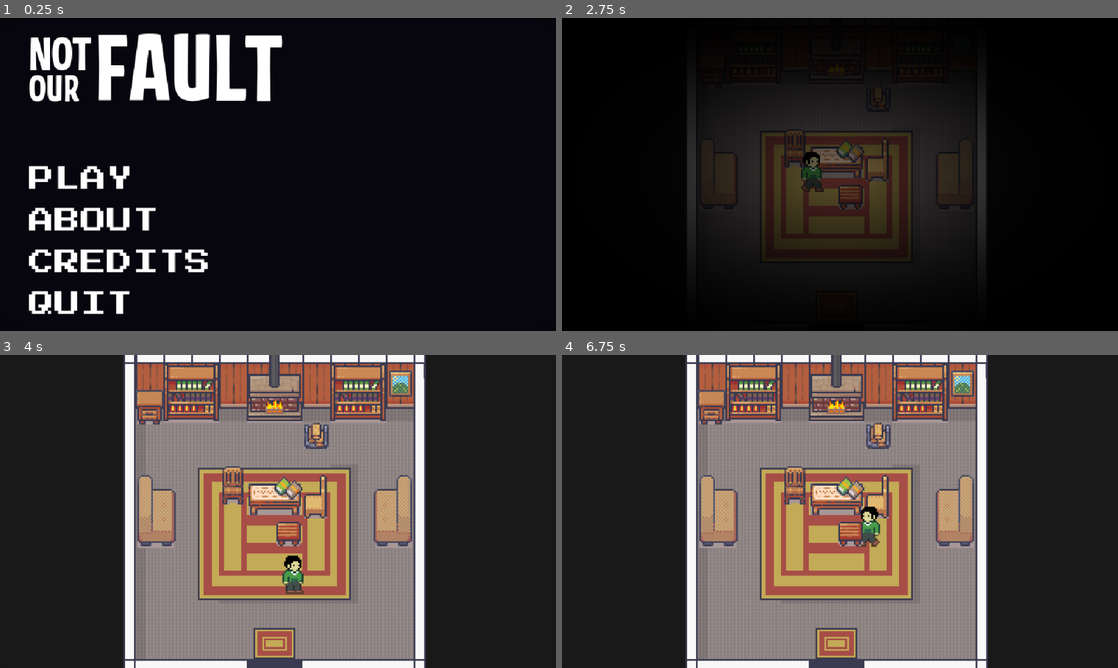
Above: before the commit, frames 1-4 (two rows, left to right).
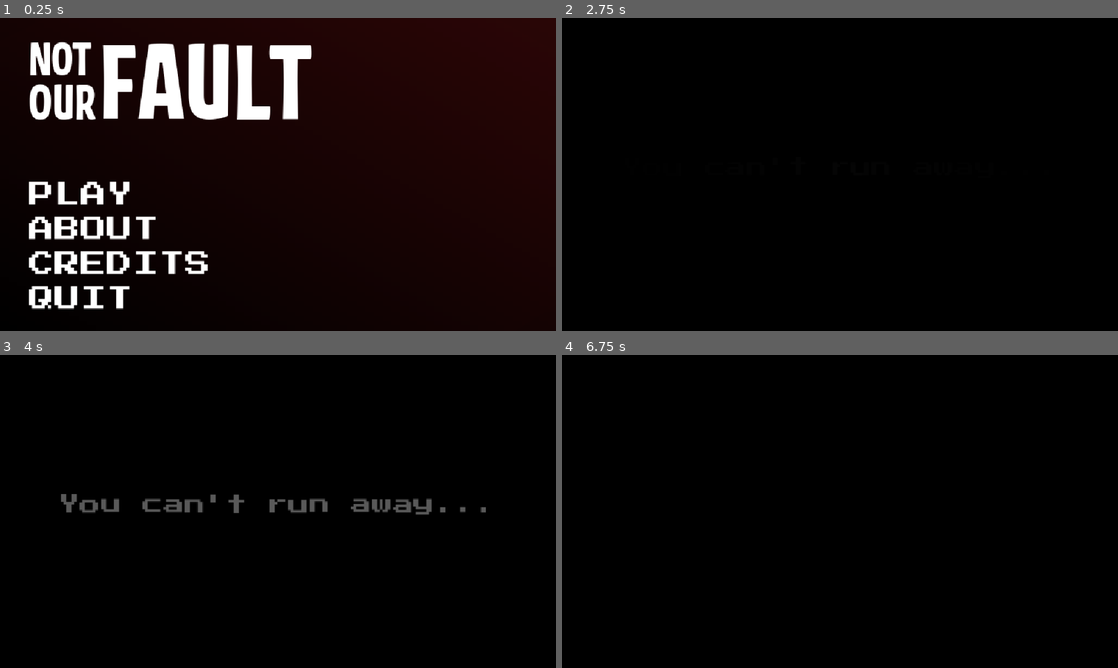
Above: after the commit, the same moments.

Repository: WhimFreak/ScreamJam2026
Game: Godot game, scene res://Menus/main_menu.tscn
Two runs of this game, one before a commit and one after it. Both use one fixed random seed, a clock stepped at 60 frames per second and the inputs below. The engine's default icon, where the game draws it, is replaced by a stand-in: a white triangle on a blue panel in a dark square. Sound files missing from this copy of the repository are replaced by a short silence.
Inputs (mouse positions are in pixels of both pictures, inside the frame that each line leads up to):
- Up to frame 1 (0.25 s): no input
- Up to frame 2 (2.75 s): click "PLAY" at 0.5 s; click "PLAY" at 1.25 s; tap Enter at 2 s; move the mouse to (962, 158) at 2.02 s; hold D (move_right) from 2.03 s (still down); hold E (interact) from 2.03 s (still down)
- Up to frame 3 (4 s): move the mouse to (166, 527) at 2.77 s; release D (move_right) at 2.78 s; release E (interact) at 2.78 s; hold S (move_down) 2.78-3.53 s; click (166, 527) at 2.85 s; move the mouse to (333, 442) at 3.52 s; hold D (move_right) from 3.53 s (still down); hold Space (space) from 3.53 s (still down)
- Up to frame 4 (6.75 s): move the mouse to (812, 574) at 4.27 s; release D (move_right) at 4.28 s; release Space (space) at 4.28 s; hold W (move_up) 4.28-5.03 s; tap E (interact) at 4.35 s; move the mouse to (1006, 558) at 5.02 s; press the mouse at (1006, 558) at 5.03 s; hold A (move_left) 5.03-6.53 s; move the mouse to (673, 464) at 5.77 s; release the mouse at (673, 464) at 5.78 s; tap Space (space) at 5.85 s; move the mouse to (867, 511) at 6.52 s; hold S (move_down) from 6.53 s (still down); hold E (interact) from 6.53 s (still down)

The runs differ from the first frame. In frame 1, 27% of the frame differs, in the area x 5-100%, y 0-95%; in frame 2, 24%; in frame 3, 100%; in frame 4, 100%, in the area x 0-100%, y 0-100%.

Commit message:
UI tweaks

Diff:
--- a/game-jam-2026/DialogueSystem/canvas_layer.tscn
+++ b/game-jam-2026/DialogueSystem/canvas_layer.tscn
@@ -14,13 +14,11 @@
 content_margin_top = 10.0
 content_margin_right = 20.0
 content_margin_bottom = 10.0
-bg_color = Color(0.44980806, 0.5754051, 0.90373063, 1)
-border_width_left = 10
-border_width_top = 10
-border_width_right = 10
-border_width_bottom = 10
-border_color = Color(0.09120984, 0.26692972, 0.44834042, 1)
-border_blend = true
+bg_color = Color(0.19215687, 0.36078432, 0.627451, 1)
+border_width_left = 4
+border_width_top = 4
+border_width_right = 4
+border_color = Color(0.09019608, 0.15686275, 0.26666668, 1)
 corner_radius_top_left = 20
 corner_radius_top_right = 20
 
@@ -49,9 +47,9 @@
 anchor_right = 0.5
 anchor_bottom = 1.0
 offset_left = -300.0
-offset_top = -269.0
+offset_top = -251.0
 offset_right = -204.0
-offset_bottom = -173.0
+offset_bottom = -155.0
 grow_horizontal = 2
 grow_vertical = 0
 texture = ExtResource("4_gisau")
@@ -64,7 +62,7 @@
 anchor_right = 1.0
 anchor_bottom = 1.0
 offset_left = 8.0
-offset_top = 8.0
+offset_top = 24.0
 offset_right = -8.0
 offset_bottom = -8.0
 grow_horizontal = 2
@@ -74,6 +72,7 @@
 
 [node name="DialogueContent" type="VBoxContainer" parent="DialogueUI/DialoguePanel" unique_id=516025455]
 layout_mode = 2
+theme_override_constants/separation = 0
 
 [node name="CharacterName" type="Label" parent="DialogueUI/DialoguePanel/DialogueContent" unique_id=184972013]
 unique_name_in_owner = true
--- a/game-jam-2026/Menus/main_level.tscn
+++ b/game-jam-2026/Menus/main_level.tscn
@@ -5,7 +5,6 @@
 [ext_resource type="PackedScene" uid="uid://y2khw3gins6v" path="res://environment scenes/therapy_room.tscn" id="2_b7mpt"]
 [ext_resource type="PackedScene" uid="uid://d4jdnqavtwhod" path="res://Top Down/player.tscn" id="2_fv5ia"]
 [ext_resource type="Resource" uid="uid://jhweq8crsduc" path="res://DialogueSystem/DialogueTrees/intro_therapy.tres" id="3_q672b"]
-[ext_resource type="FontFile" uid="uid://m5ud83a43cit" path="res://Assets/Fonts/CaacupeOne-Regular.ttf" id="4_b7mpt"]
 [ext_resource type="Script" uid="uid://bnwb8nm08j6fa" path="res://Top Down/interactable_component.gd" id="4_qtdy1"]
 [ext_resource type="Script" uid="uid://ctrftbm6akwx3" path="res://Top Down/teleporter.gd" id="4_y46r3"]
 [ext_resource type="PackedScene" uid="uid://bjoug8gmbvr5r" path="res://DialogueSystem/canvas_layer.tscn" id="5_fgf5d"]
@@ -79,10 +78,10 @@
 tracks/0/interp = 1
 tracks/0/loop_wrap = true
 tracks/0/keys = {
-"times": PackedFloat32Array(0.73333335, 3.7333326, 4.7333336),
-"transitions": PackedFloat32Array(1, 0, 1),
-"update": 0,
-"values": [1.0, 1.0, 1.0]
+"times": PackedFloat32Array(0.73333335, 1.6666665, 4.4333334, 4.7333336),
+"transitions": PackedFloat32Array(1, 0, 0, 1),
+"update": 0,
+"values": [1.0, 1.0, 1.0, 1.0]
 }
 tracks/1/type = "value"
 tracks/1/imported = false
@@ -129,10 +128,10 @@
 tracks/4/interp = 1
 tracks/4/loop_wrap = true
 tracks/4/keys = {
-"times": PackedFloat32Array(0.73333335, 3.7333336, 4.766667),
-"transitions": PackedFloat32Array(1, 1, 1),
-"update": 0,
-"values": [Color(1, 1, 1, 0), Color(1, 1, 1, 1), Color(1, 1, 1, 0)]
+"times": PackedFloat32Array(0.73333335, 1.6666665, 4.4666667, 4.766667),
+"transitions": PackedFloat32Array(1, 1, 1, 1),
+"update": 0,
+"values": [Color(1, 1, 1, 0), Color(1, 1, 1, 1), Color(1, 1, 1, 1), Color(1, 1, 1, 0)]
 }
 
 [sub_resource type="AnimationLibrary" id="AnimationLibrary_fgf5d"]
@@ -280,10 +279,10 @@
 
 [node name="AnimationPlayer" type="AnimationPlayer" parent="." unique_id=553942841]
 libraries/ = SubResource("AnimationLibrary_fgf5d")
+autoplay = &"intro"
 
 [node name="BlackScreen" type="CanvasLayer" parent="." unique_id=1327207953]
 layer = 5
-visible = false
 
 [node name="BlackOverlay" type="ColorRect" parent="BlackScreen" unique_id=1144414068]
 anchors_preset = 15
@@ -306,11 +305,11 @@
 offset_bottom = 20.0
 grow_horizontal = 2
 grow_vertical = 2
-theme_override_colors/default_color = Color(1, 1, 1, 1)
-theme_override_fonts/normal_font = ExtResource("4_b7mpt")
-theme_override_font_sizes/normal_font_size = 48
+theme_override_colors/default_color = Color(0.34781685, 0.34781697, 0.3478169, 1)
+theme_override_fonts/normal_font = ExtResource("5_qtdy1")
+theme_override_font_sizes/normal_font_size = 24
 bbcode_enabled = true
-text = "You can't run away..."
+text = "[shake]You can't run away..."
 fit_content = true
 autowrap_mode = 0
 visible_characters = 0
--- a/game-jam-2026/Menus/main_menu.tscn
+++ b/game-jam-2026/Menus/main_menu.tscn
@@ -6,11 +6,12 @@
 [ext_resource type="FontFile" uid="uid://d1scseabuvm71" path="res://fonts/PressStart2P-Regular.ttf" id="4_11gta"]
 
 [sub_resource type="Gradient" id="Gradient_nhx3u"]
-offsets = PackedFloat32Array(0.09453782)
-colors = PackedColorArray(0.02980168, 0.022736495, 0.052169725, 1)
+colors = PackedColorArray(0.16754404, 0.023005553, 0.024505839, 1, 0, 0, 0, 1)
 
 [sub_resource type="GradientTexture2D" id="GradientTexture2D_xrivr"]
 gradient = SubResource("Gradient_nhx3u")
+fill_from = Vector2(1, 0)
+fill_to = Vector2(0, 1)
 
 [sub_resource type="StyleBoxEmpty" id="StyleBoxEmpty_jf8mj"]
 
@@ -45,7 +46,7 @@
 offset_right = 384.0
 offset_bottom = -15.5
 grow_vertical = 2
-theme_override_constants/separation = 0
+theme_override_constants/separation = -8
 
 [node name="Title" type="HBoxContainer" parent="VBoxContainer" unique_id=1638144916]
 layout_mode = 2
@@ -63,7 +64,7 @@
 [node name="OUR" type="Label" parent="VBoxContainer/Title/VBoxContainer" unique_id=1741527425]
 layout_mode = 2
 theme_override_fonts/font = ExtResource("2_at0u2")
-theme_override_font_sizes/font_size = 48
+theme_override_font_sizes/font_size = 64
 text = "OUR"
 
 [node name="FAULT" type="Label" parent="VBoxContainer/Title" unique_id=998573332]
@@ -72,7 +73,7 @@
 offset_transform_enabled = true
 offset_transform_position = Vector2(0, -24)
 theme_override_fonts/font = ExtResource("2_at0u2")
-theme_override_font_sizes/font_size = 121
+theme_override_font_sizes/font_size = 137
 text = "FAULT"
 
 [node name="PlayButton" type="Button" parent="VBoxContainer" unique_id=55022146]
--- a/game-jam-2026/Themes/Dialogue_theme.tres
+++ b/game-jam-2026/Themes/Dialogue_theme.tres
@@ -64,12 +64,11 @@
 content_margin_right = 20.0
 content_margin_bottom = 10.0
 bg_color = Color(1, 1, 1, 1)
-border_width_left = 15
-border_width_top = 15
-border_width_right = 15
-border_width_bottom = 15
-border_color = Color(0.09120984, 0.26692972, 0.44834042, 1)
-border_blend = true
+border_width_left = 4
+border_width_top = 4
+border_width_right = 4
+border_width_bottom = 4
+border_color = Color(0.091066696, 0.15776765, 0.26799828, 1)
 corner_radius_top_right = 20
 corner_radius_bottom_right = 20
 corner_radius_bottom_left = 20
